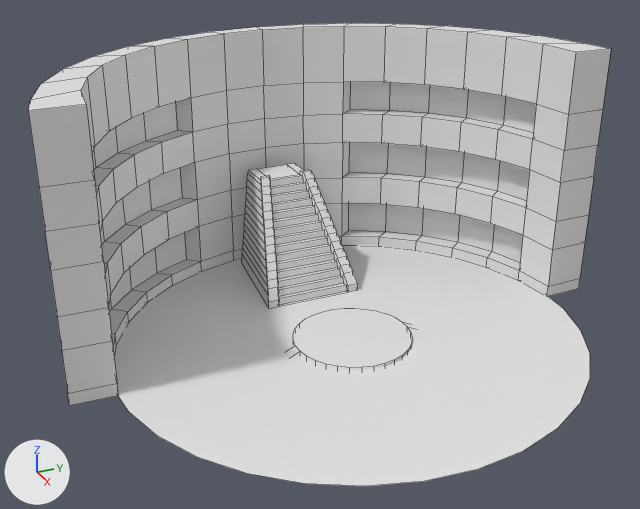
The Blender file Projet Banane/Assets/Models/scene.blend: old version first, new version second.
Rendered twice from a camera (50 mm lens) standing at (116.4, -58.4, 74.7) and looking at (-1.5, -5.3, 15.7). Lighting does not change. The marker at lower left points along +X, +Y and +Z. Mesh edges are drawn as thin lines. Materials are left out; every surface is plain grey.

Names of what the first picture shows: 'Arene', 'Cylinder', 'Escalier', 'Mur'.
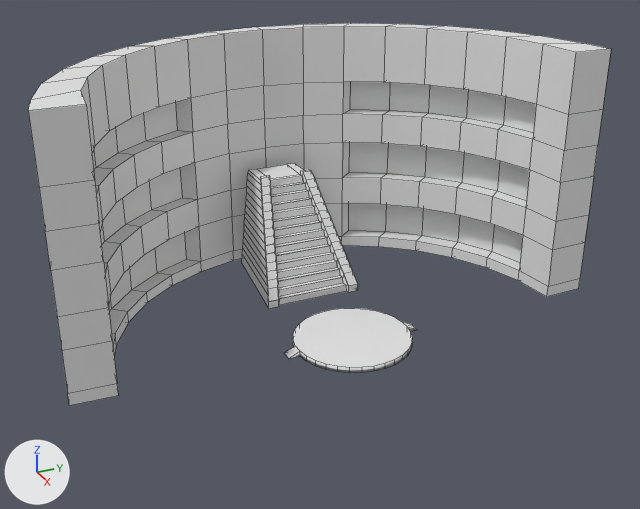
Diff of the bpy script that builds the scene:
```diff
--- a/Projet Banane/Assets/Models/scene.blend.py
+++ b/Projet Banane/Assets/Models/scene.blend.py
@@ me_cube_001 @@
 # used by ob_escalier; location = (-25.9, 0.0, 9.8); scale = (10.0, 8.0, 10.0)
-me_cube_001.from_pydata(...)  # 224 vertices, 206 faces; spans x -1.0..1.0, y -1.11..1.11, z -1.0..1.01
+me_cube_001.from_pydata(...)  # 454 vertices, 216 faces; spans x -1.0..1.0, y -1.11..1.11, z -1.0..1.01
+# me_cube_001 part 1: a new loose piece of 36 vertices spanning x -0.34..1.0, y 0.39..1.11, z -1.0..1.01
+# me_cube_001 part 2
+# 86 faces are deleted
+# 122 vertices are added at x -1.0..1.0, y -1.11..0.85, z -1.0..1.01
+# 8 new vertices lie (0.08, -0.02, 0.0) away from vertices in x -0.08..0.52, y -0.69..-0.48, z -0.35..0.55
+# 7 new vertices lie (0.0, -0.01, -0.13) away from vertices in x -0.08..0.44, y -0.65..-0.47, z -0.1..0.68
+# 7 new vertices lie (0.0, -0.01, 0.07) away from vertices in x 0.0..0.52, y -0.68..-0.5, z -0.23..0.55
+# 6 new vertices lie (0.0, -0.02, -0.13) away from vertices in x -0.17..0.96, y -0.83..-0.43, z -0.87..0.81
+# 5 new vertices lie (0.0, -0.23, 0.0) away from vertices in x 0.18..0.7, y -0.76..-0.57, z -0.41..0.36
+# 7 new vertices lie (-0.09, 0.03, 0.13) away from vertices in x -0.17..0.7, y -0.99..-0.45, z -0.41..0.88
+# 5 new vertices lie (0.08, -0.01, 0.0) away from vertices in x -0.26..0.87, y -0.82..-0.42, z -0.87..0.81
+# 8 new vertices lie (0.08, 0.02, 0.0) away from vertices in x -0.08..0.52, y 0.48..0.69, z -0.35..0.55
+# 7 new vertices lie (0.0, 0.21, 0.0) away from vertices in x -1.0..-0.26, y -0.63..0.39, z 0.93..1.01
+# 6 new vertices lie (0.08, 0.01, 0.0) away from vertices in x -0.34..0.87, y 0.39..0.82, z -0.87..0.93
+# 6 new vertices lie (0.09, -0.03, -0.13) away from vertices in x -0.17..0.78, y -1.03..-0.45, z -0.54..0.87
+# 79 new faces join them
@@ ob_cylinder @@
 ob_cylinder.scale = (40.0, 40.0, 1.0)
+ob_cylinder.hide_viewport = True
```

Where the change shows, as pixel boxes (x1, y1, x2, y2) in the pictures (640 x 509 px; the box of a moved part takes in the faces that stretch with it):
'Cylinder', hidden: before (114, 245, 590, 486)
part 1 of me_cube_001, added: after (302, 170, 358, 292)
part 2 of me_cube_001, moved or reshaped: before (262, 168, 358, 308); after (262, 168, 346, 308)
